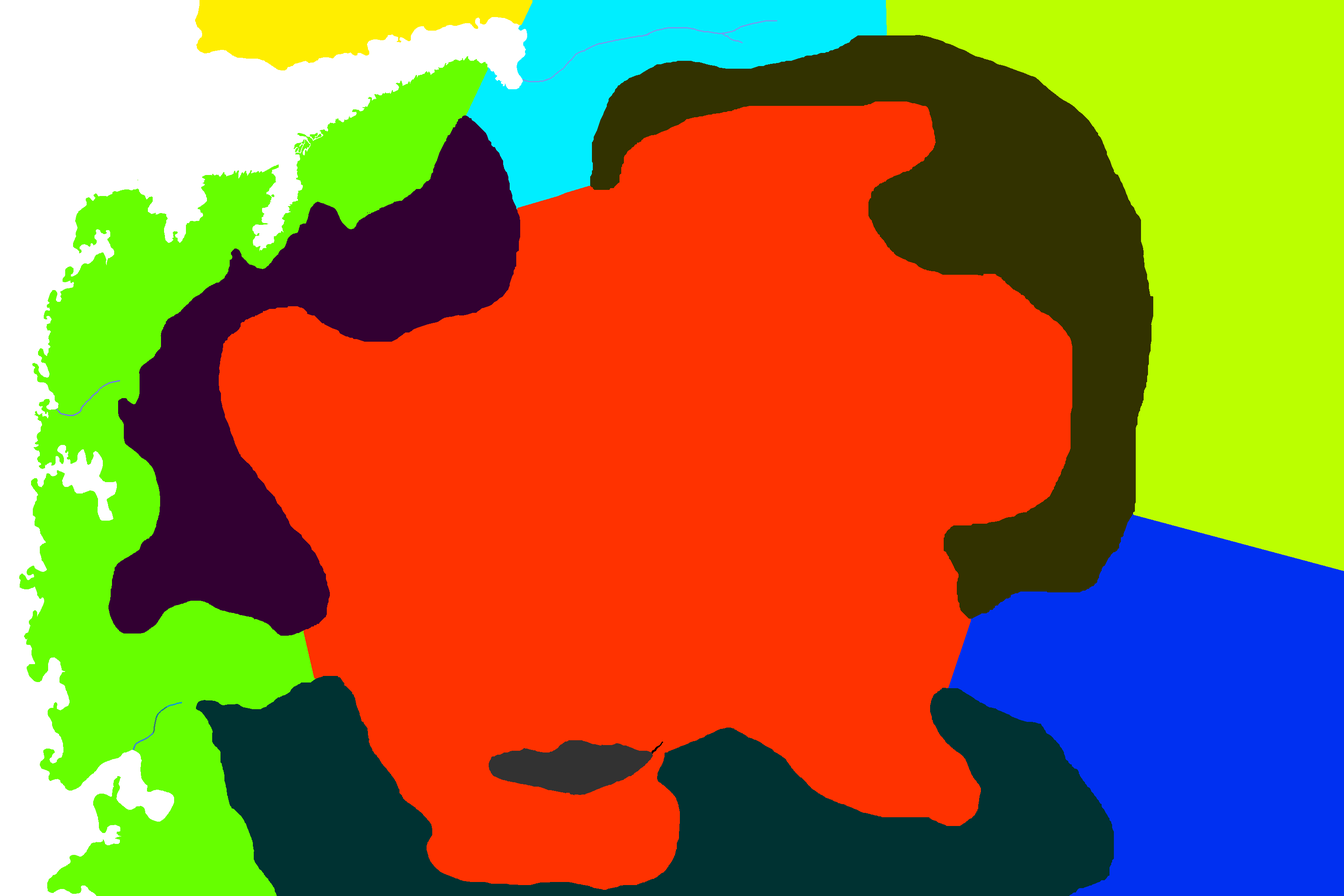
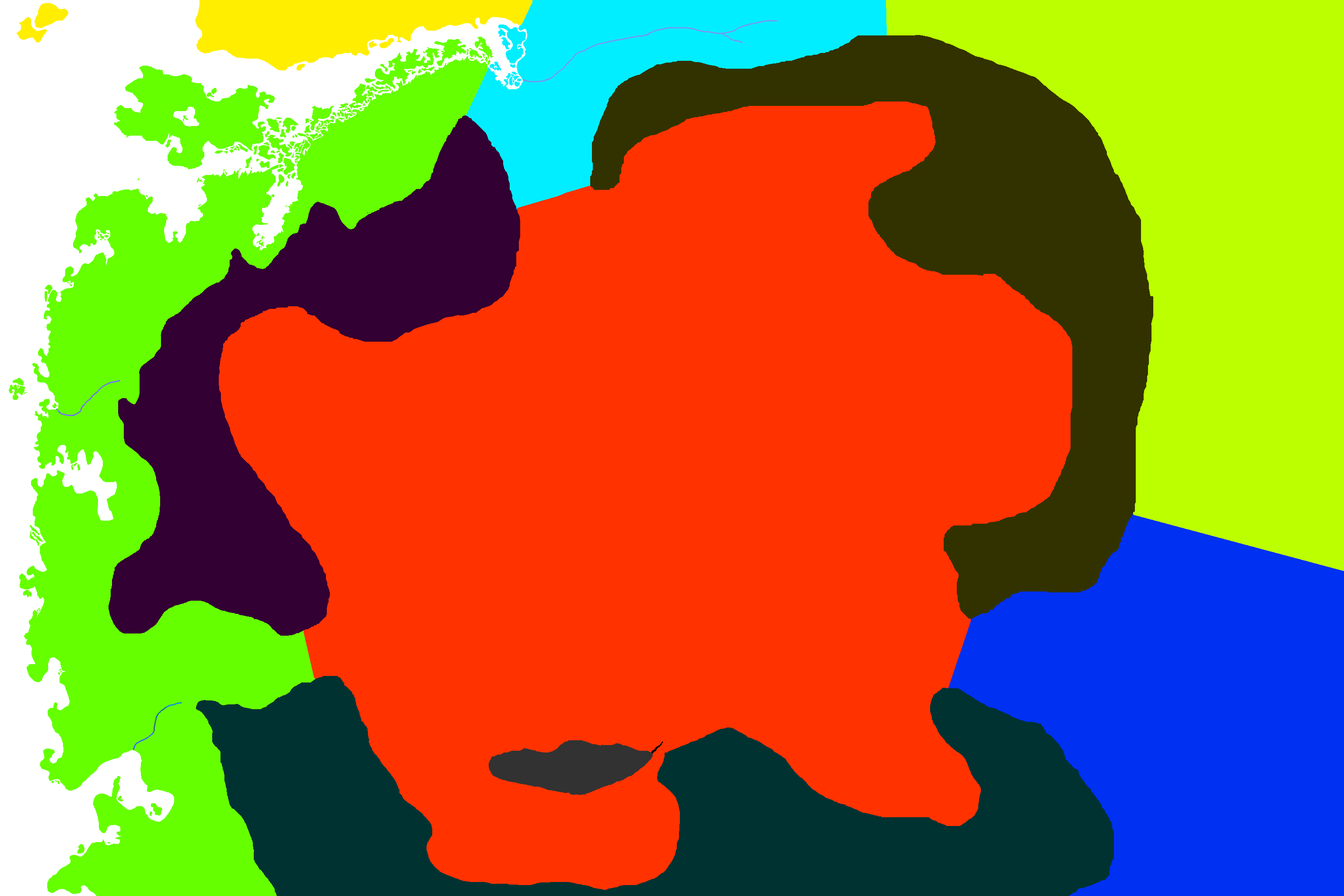
Layers edited between the first and the second 1344×896 image:
painted on "newprovinces" over [8, 3, 526, 854]
